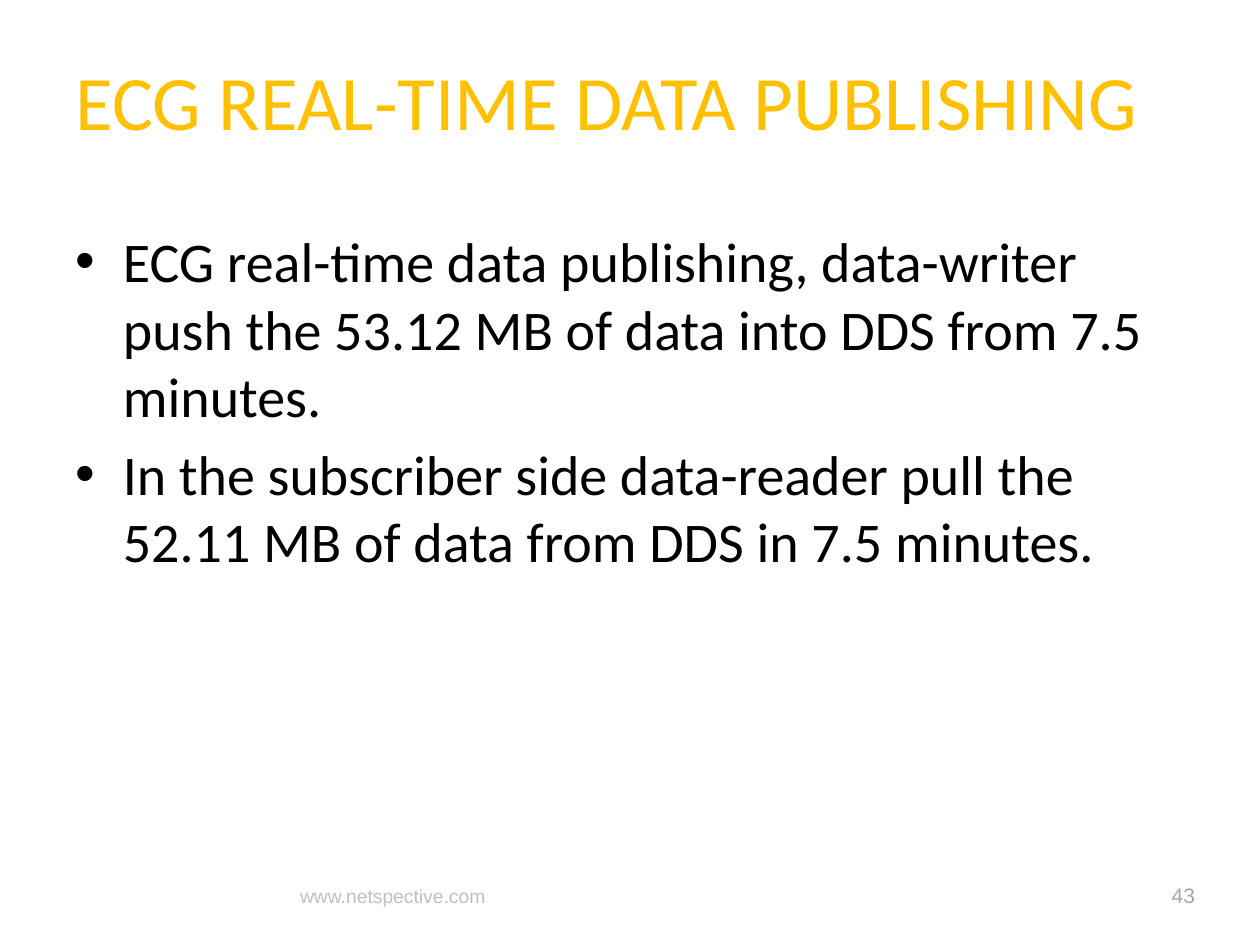
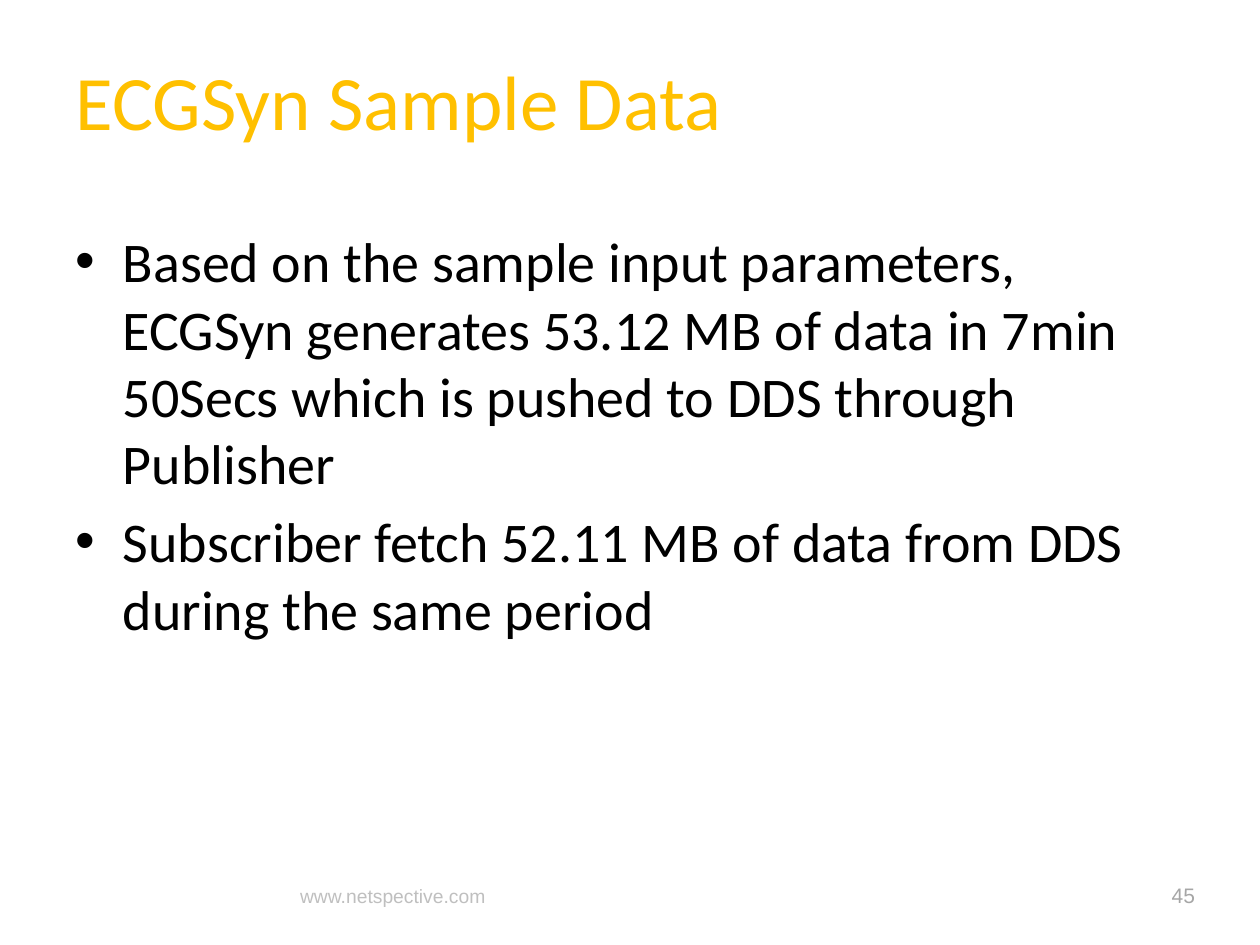
Before and after one commit to netspective/fluent, a slide deck: slide 45 of support/documents/Covidien Gateway Prototype Project Status and Plan.pptx (slide 43 before the commit). Drawn at 1260x945 pixels with LibreOffice and Linux fonts; fonts in the diff are those of the drawing; background and template pictures are left out. Boxes give left, top, right and bottom in pixels: in the first picture for what was removed or moved away, otherwise in the second. Text is boxed around its words. In the diff, an @@ line names an element or a change of style, - is before the commit and + after.

Commit message:
PPT Updated with ECG

```diff
--- a/support/documents/Covidien Gateway Prototype Project Status and Plan.pptx
+++ b/support/documents/Covidien Gateway Prototype Project Status and Plan.pptx
@@ title at [76,76,721,143]: text changed @@
-ECG REAL-TIME DATA PUBLISHING
+ECGSyn Sample Data
@@ text at [123,243,1123,640]: text changed @@
-• ECG real-time data publishing, data-writer push the 53.12 MB of data into DDS from 7.5 minutes.
-• In the subscriber side data-reader pull the 52.11 MB of data from DDS in 7.5 minutes.
+• Based on the sample input parameters, ECGSyn generates 53.12 MB of data in 7min 50Secs which is pushed to DDS through Publisher
+• Subscriber fetch 52.11 MB of data from DDS during the same period
@@ page number at [1172,889,1195,903]: text changed @@
-43
+45
```
Also in this commit, not shown: 1 other slide changed, 2 slides added.
